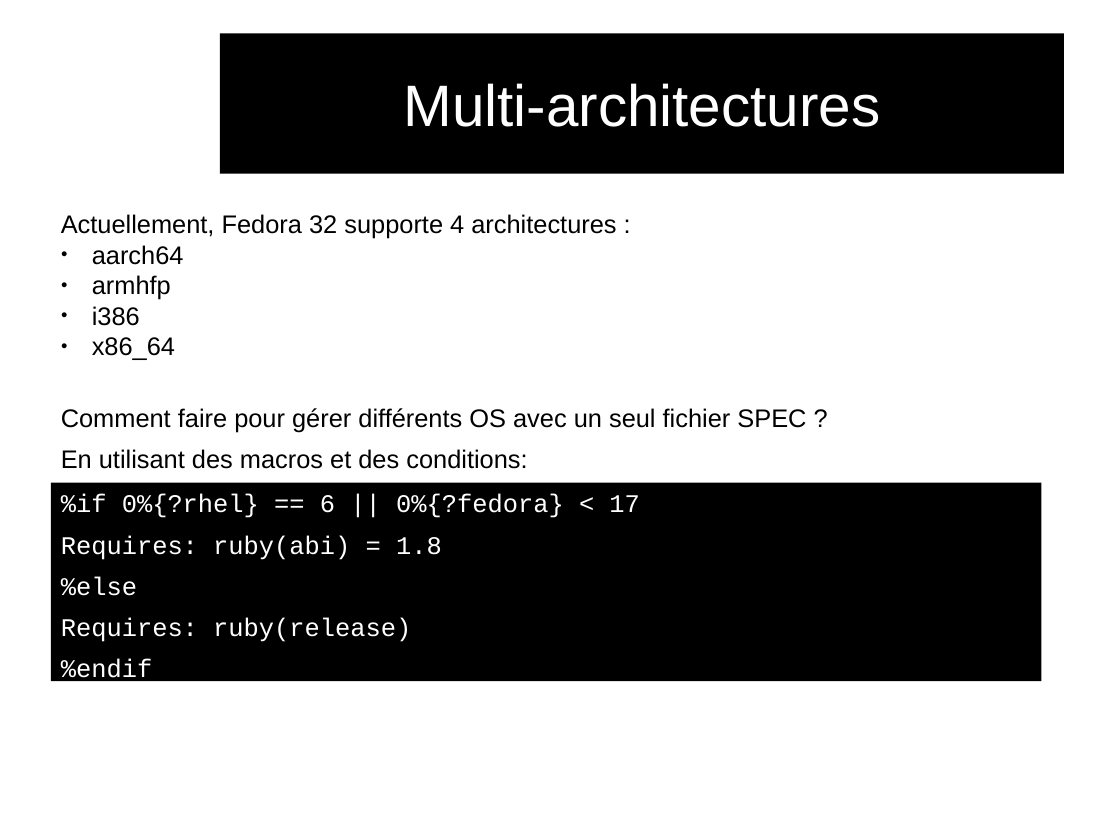
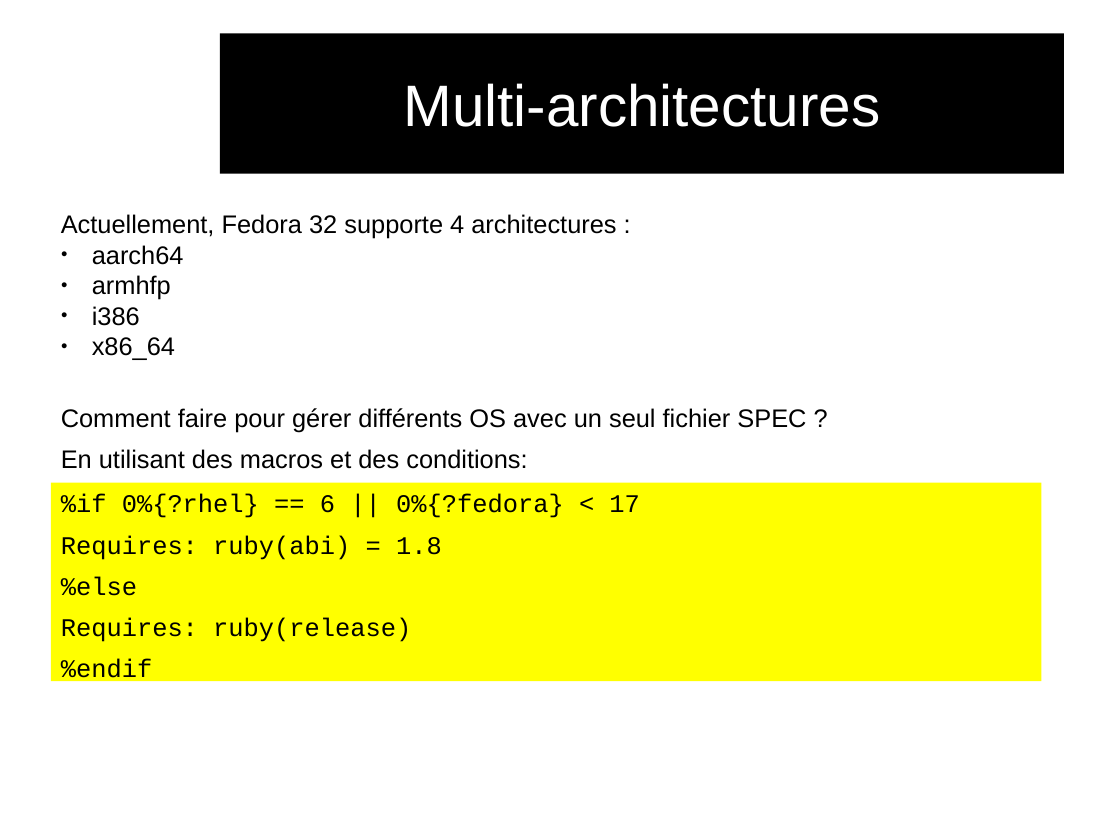
Before and after one commit to audinux/audinux.github.io, a slide deck: slide 27 of workshop/rpm/rpm.odp (slide 26 before the commit). Drawn at 1120x840 pixels with LibreOffice and Linux fonts; fonts in the diff are those of the drawing; background and template pictures are left out. Boxes give left, top, right and bottom in pixels: in the first picture for what was removed or moved away, otherwise in the second. Text is boxed around its words. In the diff, an @@ line names an element or a change of style, - is before the commit and + after.

```diff
--- a/workshop/rpm/rpm.odp
+++ b/workshop/rpm/rpm.odp
@@ rectangle "%if 0%{?rhel} == 6 || ..." at [51, 483, 1042, 682]: text colour #FFFFFF to #000000; fill #000000 to #FFFF00 @@
```
Also in this commit, not shown: 10 other slides changed, 1 slide added, 2 other files.
